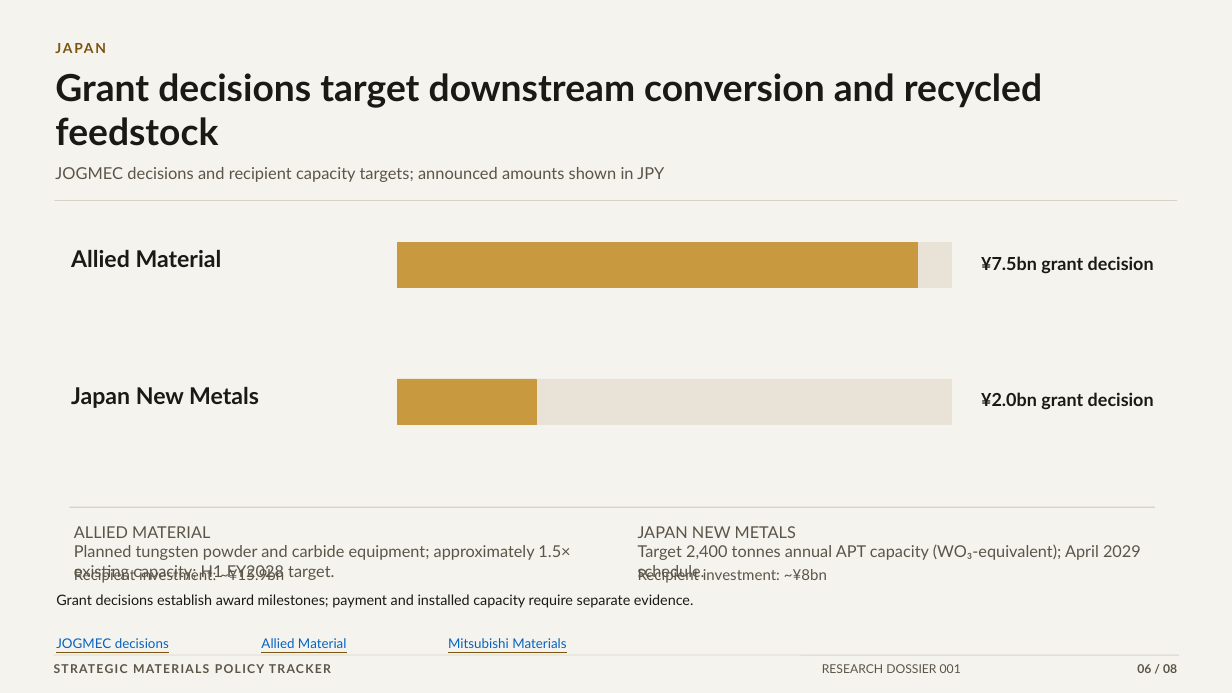
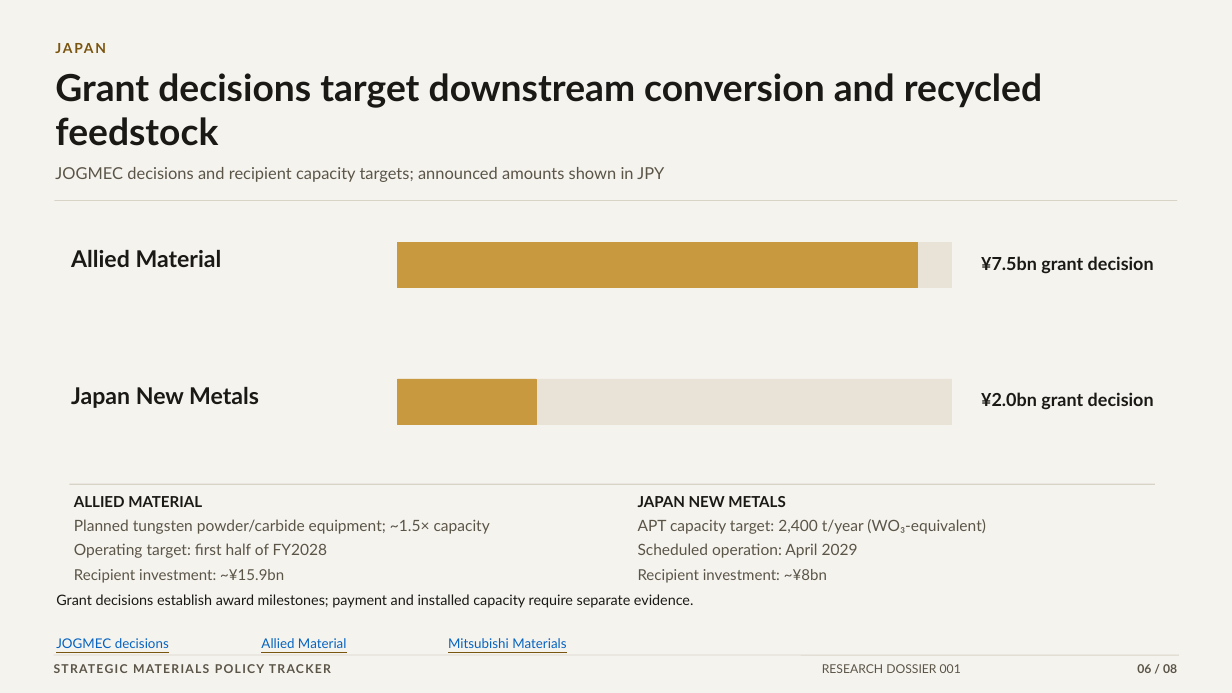
Before and after one commit to VSSpowerlifting/strategic-materials-policy-tracker, a slide deck: slide 6 of public/research/r001/tungsten-supply-security-archivo-executive.pptx. Drawn at 1232x693 pixels with LibreOffice and Linux fonts; fonts in the diff are those of the drawing. Boxes give left, top, right and bottom in pixels: in the first picture for what was removed or moved away, otherwise in the second. Text is boxed around its words. In the diff, an @@ line names an element or a change of style, - is before the commit and + after.

```diff
--- a/public/research/r001/tungsten-supply-security-archivo-executive.pptx
+++ b/public/research/r001/tungsten-supply-security-archivo-executive.pptx
@@ line moved from (69, 507) - (1155, 507) to (69, 484) - (1155, 484) @@
@@ text "ALLIED MATERIAL" at (74,496,202,507): size 12.7 to 11.8 pt, text colour #5B5548 to #1B1915, bold on; vertical alignment top to middle @@
@@ text "ALLIED MATERIAL": place and size @@
-text "ALLIED MATERIAL" at (74,526,570,581)
+text "ALLIED MATERIAL" at (74,496,202,507)
@@ text "JAPAN NEW METALS": place and size @@
-text "JAPAN NEW METALS" at (638,526,1141,581)
+text "JAPAN NEW METALS" at (638,496,786,507)
@@ text "JAPAN NEW METALS" at (638,496,786,507): size 12.7 to 11.8 pt, text colour #5B5548 to #1B1915, bold on; vertical alignment top to middle @@
@@ text added at (74,519,490,534), 12.1 pt, text #5B5548 @@
+Planned tungsten powder/carbide equipment; ~1.5× capacity
@@ text added at (638,519,986,534), 12.1 pt, text #5B5548 @@
+APT capacity target: 2,400 t/year (WO₃-equivalent)
@@ text at (74,545,570,581): paragraph removed @@
-Planned tungsten powder and carbide equipment; approximately 1.5× existing capacity; H1 FY2028 target.
@@ text added at (74,543,328,558), 12.1 pt, text #5B5548 @@
+Operating target: first half of FY2028
@@ text at (638,544,1141,581): paragraph removed @@
-Target 2,400 tonnes annual APT capacity (WO₃-equivalent); April 2029 schedule.
@@ text added at (638,543,858,558), 12.1 pt, text #5B5548 @@
+Scheduled operation: April 2029
```
Also in this commit, not shown: 4 other files.
